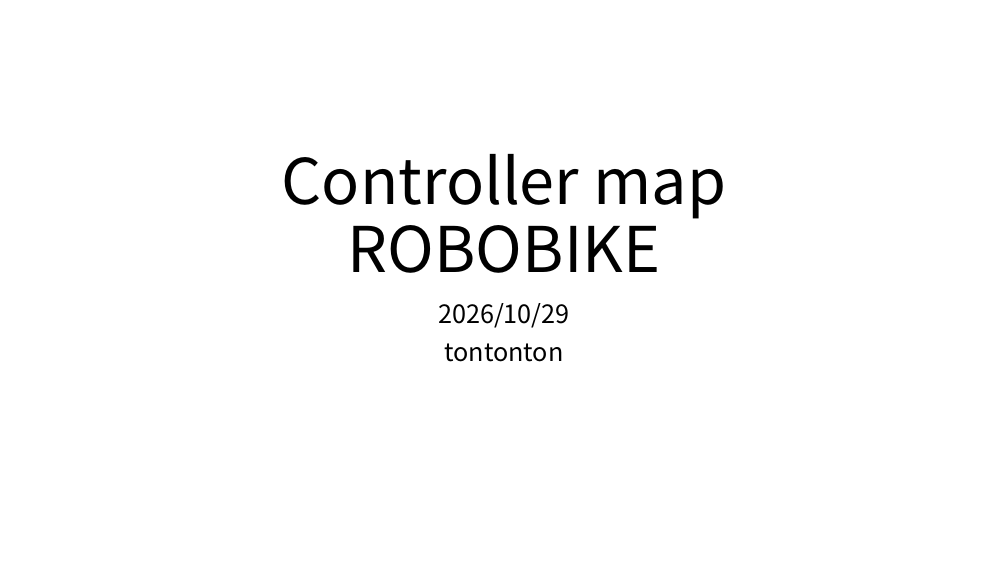
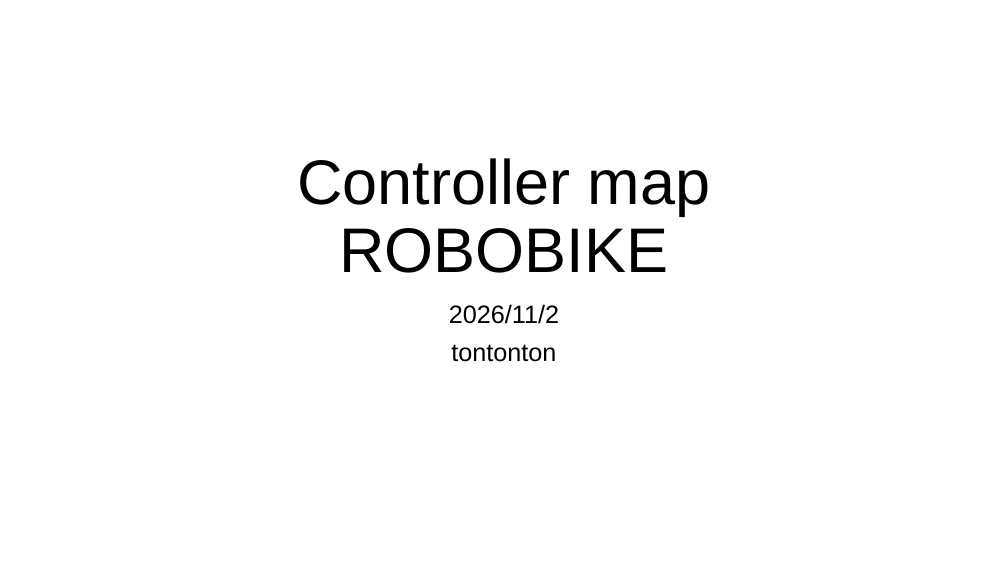
Before and after one commit to coolerking/robobike_bridge, a slide deck: slide 1 of assets/controller_map.pptx. Drawn at 1008x567 pixels with LibreOffice and Linux fonts; fonts in the diff are those of the drawing. Boxes give left, top, right and bottom in pixels: in the first picture for what was removed or moved away, otherwise in the second. Text is boxed around its words. In the diff, an @@ line names an element or a change of style, - is before the commit and + after.

```diff
--- a/assets/controller_map.pptx
+++ b/assets/controller_map.pptx
@@ title "Controller map ROBOBIKE" at (297,158,711,273): font Noto Sans CJK JP to Arial @@
@@ subtitle at (449,304,559,324): text changed; font Noto Sans CJK JP to Arial @@
-2026/10/29
+2026/11/2
@@ subtitle at (451,344,556,362): font Noto Sans CJK JP to Arial in "tontonton" @@
```
Also in this commit, not shown: 3 other slides changed, 5 slides added.
